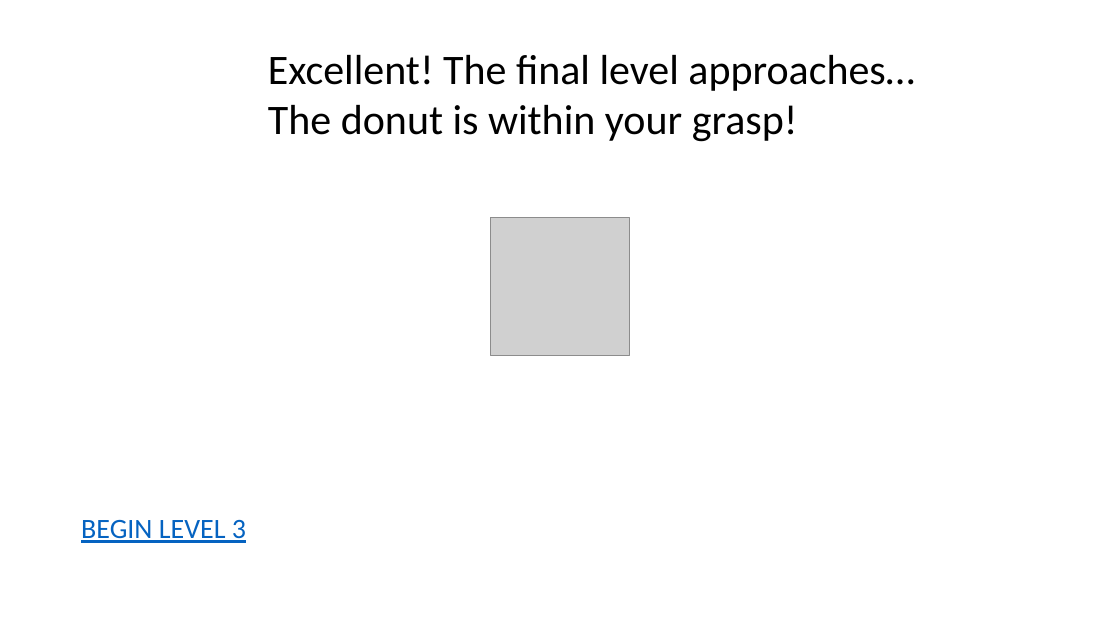
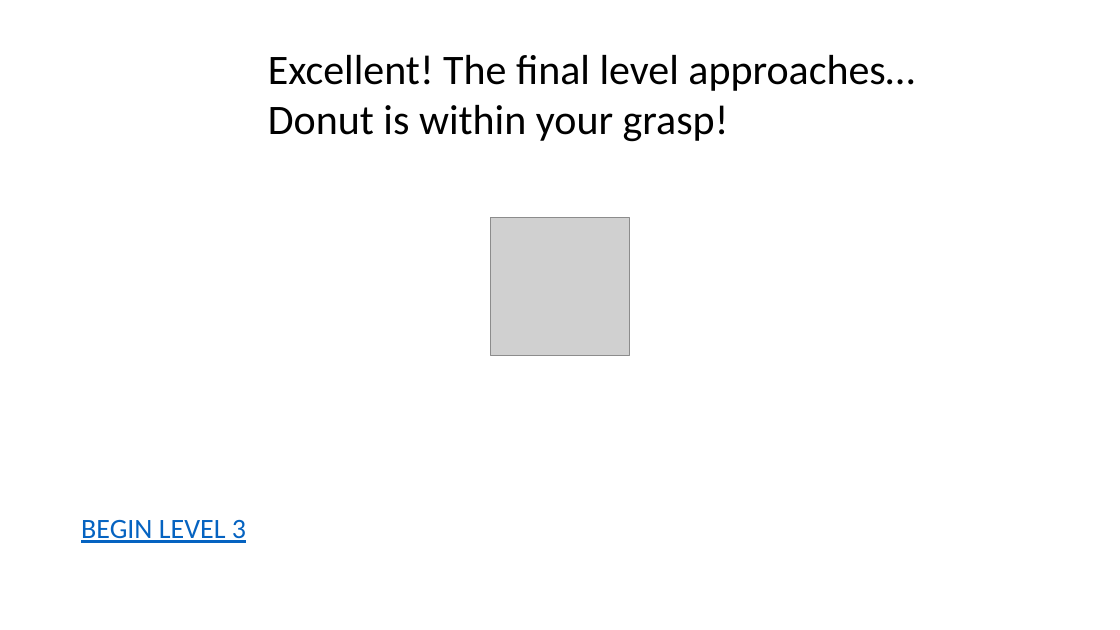
Before and after one commit to RIDENTEM/ppJam2019, a slide deck: slide 7 of ppJam.pptm (slide 5 before the commit). Drawn at 1120x630 pixels with LibreOffice and Linux fonts; fonts in the diff are those of the drawing; grey boxes stand for pictures. Boxes give left, top, right and bottom in pixels: in the first picture for what was removed or moved away, otherwise in the second. Text is boxed around its words. In the diff, an @@ line names an element or a change of style, - is before the commit and + after.

```diff
--- a/ppJam.pptm
+++ b/ppJam.pptm
@@ text at (x1=268, y1=55, x2=914, y2=142): text changed @@
-Excellent! The final level approaches… The donut is within your grasp!
+Excellent! The final level approaches… Donut is within your grasp!
```
Also in this commit, not shown: 6 other slides changed, 3 slides added, 1 slide removed.
